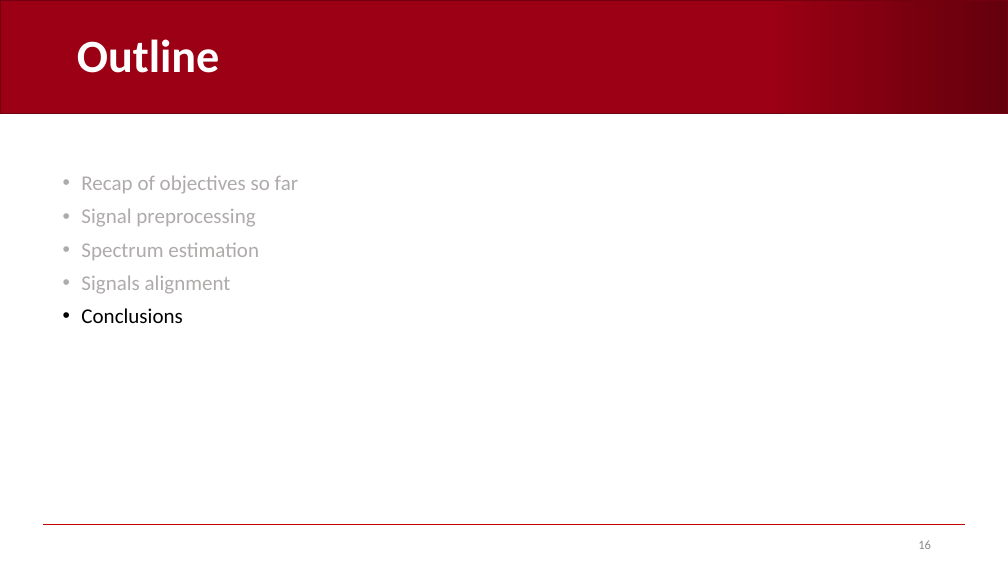
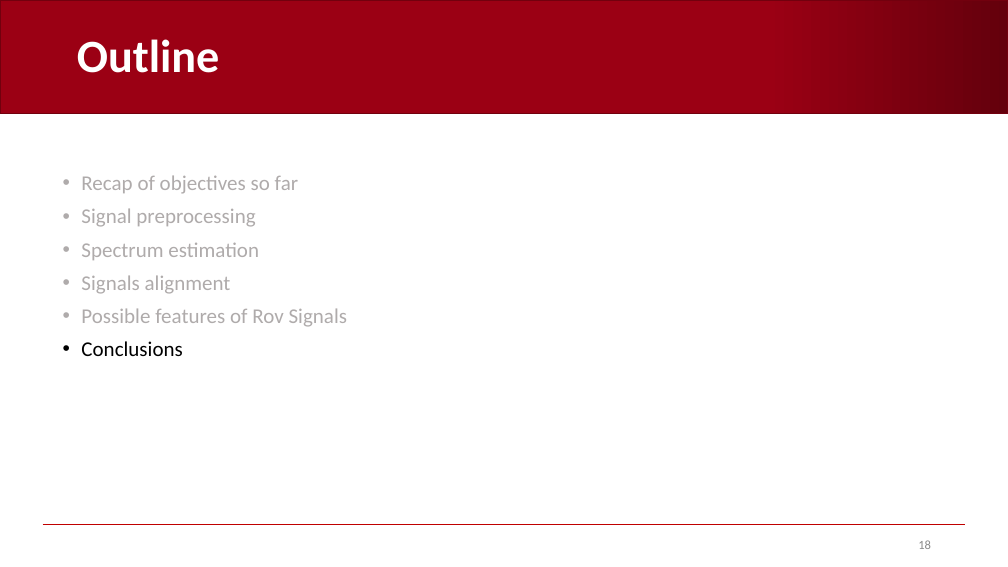
Before and after one commit to AndreaCorrado00/Tesi_magistrale_Corrado_Andrea, a slide deck: slide 18 of Documentation/4. Recap filters-spectrum-alignment .pptx (slide 16 before the commit). Drawn at 1008x567 pixels with LibreOffice and Linux fonts; fonts in the diff are those of the drawing; background and template pictures are left out. Boxes give left, top, right and bottom in pixels: in the first picture for what was removed or moved away, otherwise in the second. Text is boxed around its words. In the diff, an @@ line names an element or a change of style, - is before the commit and + after.

```diff
--- a/Documentation/4. Recap filters-spectrum-alignment .pptx
+++ b/Documentation/4. Recap filters-spectrum-alignment .pptx
@@ text at bbox=[81, 308, 348, 327]: paragraph added @@
+• Possible features of Rov Signals
```
Also in this commit, not shown: 7 other slides changed, 3 slides added, 5 other files.
